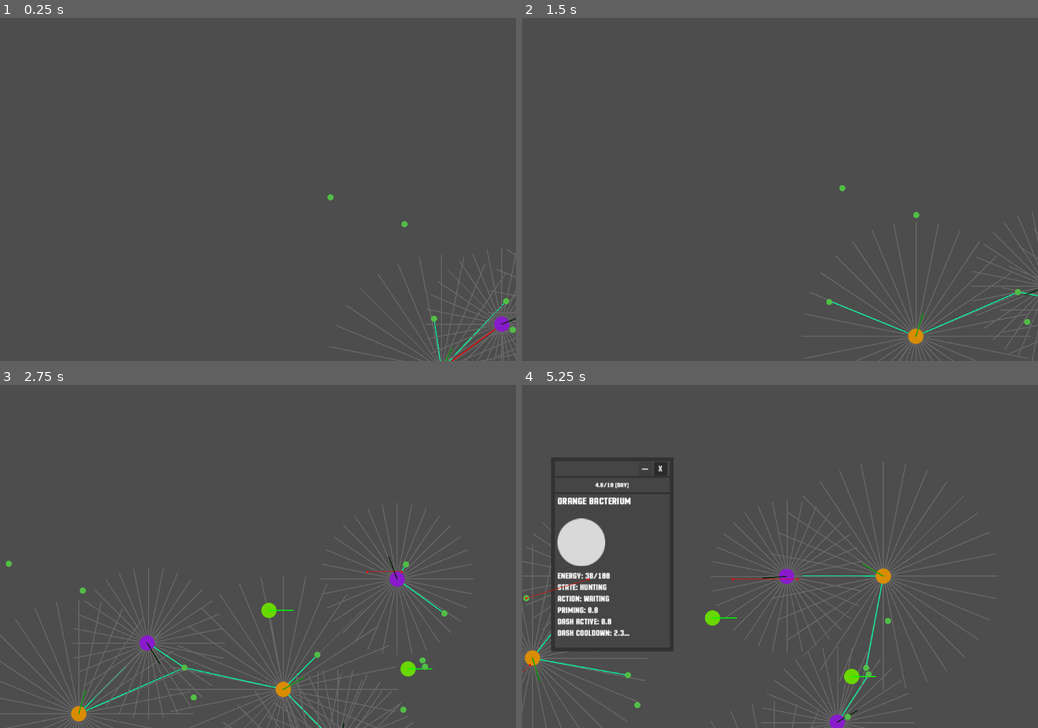
Above: before the commit, frames 1-4 (two rows, left to right).
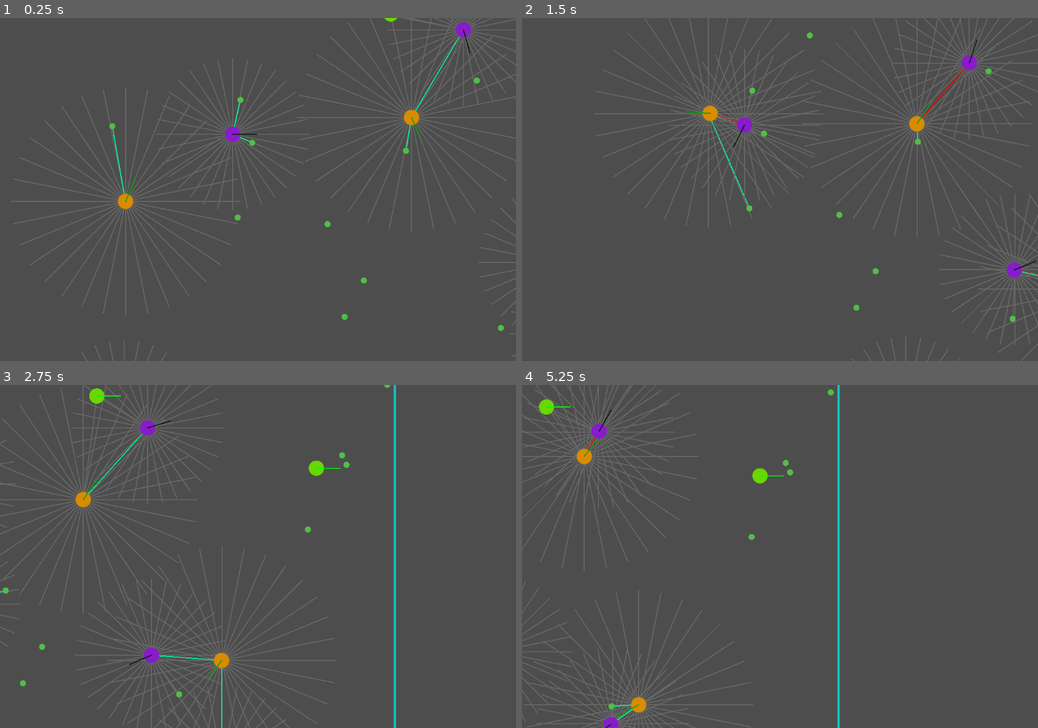
Above: after the commit, the same moments.

Repository: blekki/Bacteriostat
Game: Godot game, scene res://src/bacteriostat/bacteriostat.tscn
The game is run twice, just before and just after one commit, with the same random seed, the same clock (stepped at 60 frames per second) and the same inputs.
Inputs (mouse positions are in pixels of both pictures, inside the frame that each line leads up to):
- Up to frame 1 (0.25 s): no input
- Up to frame 2 (1.5 s): drag from (1027, 319) to (852, 196) at 0.52 s; drag from (929, 340) to (847, 196) at 1.27 s
- Up to frame 3 (2.75 s): move the mouse to (325, 563) at 2.02 s; hold D (cam_move_right) from 2.03 s (still down); click (325, 563) at 2.17 s
- Up to frame 4 (5.25 s): release D (cam_move_right) at 2.75 s; drag from (790, 611) to (666, 642) at 2.77 s; drag from (733, 676) to (841, 573) at 3.52 s; click (630, 460) at 4.25 s, where only the run before the commit has a clickable "—"; click (645, 470) at 5 s, where only the run before the commit has a clickable "—"

The runs differ from the first frame. In frame 1, 5.0% of the frame differs, in the area x 2-100%, y 0-100%; in frame 2, 5.9%; in frame 3, 8.2%; in frame 4, 11%, in the area x 0-93%, y 0-100%.

Commit message:
Rework map setup:
- Change map size.
- Rework collision walls and navigation polygon initialization.
- Change setup method of the [Entity] object. Make it special to
navigation field.
- Add border line.

Diff:
--- a/src/bacterium/bacterium.tscn
+++ b/src/bacterium/bacterium.tscn
@@ -8,8 +8,9 @@
 scale = Vector2(0.5, 0.5)
 script = ExtResource("2_wpy8d")
 acceleration = 10.0
+dash_acceleration = 15.0
 max_speed = 600.0
-FOV = 1.0471975511965976
+field_of_dash = 0.2617993877991494
 energy_level_death = null
 energy_level_luring = 35
 energy_level_shedding = 85
@@ -20,7 +21,6 @@
 
 [node name="NavigationAgent" type="NavigationAgent2D" parent="." index="3" unique_id=2079435920]
 target_desired_distance = 20.0
-debug_enabled = true
 
 [node name="ViewDirection" type="Line2D" parent="." index="4" unique_id=1076540450]
 points = PackedVector2Array(0, 0, 100, 0)
--- a/src/entity/entity.gd
+++ b/src/entity/entity.gd
@@ -12,13 +12,15 @@
 
 # technical var's
 var debug_layer: int = -1	# [-1] is as "nothing" code
-var _navigation_field: Vector2 = Vector2.ZERO # area from (xy = 0) to (xy = nav_field.xy) pixels
+var _navigation_field_x1y1: Vector2 = Vector2.ZERO
+var _navigation_field_x2y2: Vector2 = Vector2.ZERO
 var _random: RandomNumberGenerator = RandomNumberGenerator.new()
 
 # <> Methods section <>
-## Need to call always.
-func setup(navigation_field: Vector2):
-	_navigation_field = navigation_field
+## Need to correct work of the object number generator
+func setup_nav_field(from: Vector2, to: Vector2):
+	_navigation_field_x1y1 = from
+	_navigation_field_x2y2 = to
 
 func _ready():
 	_random.randomize()
@@ -32,8 +34,8 @@
 
 func _generate_smart_point() -> Vector2:
 	var point = Vector2(
-		_random.randf_range(0, _navigation_field.x),
-		_random.randf_range(0, _navigation_field.y)
+		_random.randf_range(_navigation_field_x1y1.x, _navigation_field_x2y2.x),	# x
+		_random.randf_range(_navigation_field_x1y1.y, _navigation_field_x2y2.y)		# y
 	)
 	return point
 
--- a/src/world/world.gd
+++ b/src/world/world.gd
@@ -1,8 +1,8 @@
 class_name World
 extends Node2D
 
-const MAP_WIDTH = 1080		# in pixels
-const MAP_HEIGHT = 720
+const MAP_WIDTH = 1920
+const MAP_HEIGHT = 1080
 const green_bacteria_instance  = preload("res://src/bacterium/green_bacterium.tscn")
 const orange_bacteria_instance = preload("res://src/bacterium/orange_bacterium.tscn")
 const purple_bacteria_instance = preload("res://src/bacterium/purple_bacterium.tscn")
@@ -20,8 +20,8 @@
 	Singlton.fission.connect(_on_fission)
 	Singlton.remove_object.connect(_on_remove_object)
 
-	await NavigationServer2D.map_changed
-	_init_collision_walls()
+	_setup_navigation_field()
+	_setup_collision_walls()
 	_start_day()
 	create_bacteria(10)
 	create_energy_cells(20)
@@ -37,7 +37,57 @@
 		Singlton.season_continues = $Night.time_left
 		Singlton.season_duration = $Night.wait_time
 
-# <> other methods <>
+func _setup_navigation_field():
+	var half_width: float = MAP_WIDTH / 2.0
+	var half_height: float = MAP_HEIGHT / 2.0
+	var points = PackedVector2Array([
+		Vector2(-half_width, -half_height),
+		Vector2( half_width, -half_height),
+		Vector2( half_width,  half_height),
+		Vector2(-half_width,  half_height)
+	])
+
+	var new_polygon: NavigationPolygon = NavigationPolygon.new()
+	new_polygon.add_outline(points)
+	new_polygon.make_polygons_from_outlines()
+
+	var nav_region: NavigationRegion2D = $NavigationRegion2D
+	nav_region.navigation_polygon = new_polygon
+	nav_region.bake_navigation_polygon()
+	await NavigationServer2D.map_changed
+
+func _setup_collision_walls():
+	# cillision walls
+	var half_width: float = MAP_WIDTH / 2.0
+	var half_height: float = MAP_HEIGHT / 2.0
+
+	var up_side = $Collision/UpSide
+	up_side.position.y = -half_height
+	up_side.scale.x *= half_width
+
+	var bottom_side = $Collision/BottomSide
+	bottom_side.position.y = half_height
+	bottom_side.scale.x *= half_width
+
+	var left_side = $Collision/LeftSide
+	left_side.position.x = -half_width
+	left_side.scale.y *= half_height
+
+	var right_side = $Collision/RightSide
+	right_side.position.x = half_width
+	right_side.scale.y *= half_height
+
+	# border line
+	var new_points = PackedVector2Array([
+		Vector2(-half_width, -half_height),
+		Vector2( half_width, -half_height),
+		Vector2( half_width,  half_height),
+		Vector2(-half_width,  half_height),
+		Vector2(-half_width, -half_height)
+	])
+	var line = $BorderLine
+	line.points = new_points
+
 func _input(event: InputEvent):
 	if event is InputEventMouseButton and event.button_index == MOUSE_BUTTON_LEFT:
 		if event.pressed == false:
@@ -48,50 +98,36 @@
 				_selected_object.velocity = (get_local_mouse_position() - _selected_object.position) * IMPULSE_MULTIPLIER
 			_selected_object = null
 
-func _init_collision_walls():	# fast way make dynamic walls
-	const UPSCALE = 1000
-	const NO_SCALE = 1
+func move_selected_object():
+	if _selected_object != null:
+		const LERP_WEIGH: float = 0.2
+		var new_position: Vector2 = lerp(_selected_object.position, get_local_mouse_position(), LERP_WEIGH)
+		_selected_object.position = new_position
 
-	# move collision shapes and make them so long to looks like a walls
-	var up_border = $Collision/UpSide
-	up_border.position = Vector2(MAP_WIDTH / 2, 0)
-	up_border.scale = Vector2(UPSCALE, NO_SCALE)
-
-	var bottom_border = $Collision/BottomSide
-	bottom_border.position = Vector2(MAP_WIDTH / 2, MAP_HEIGHT)
-	bottom_border.scale = Vector2(UPSCALE, NO_SCALE)
-
-	var left_border = $Collision/LeftSide
-	left_border.position = Vector2(0, MAP_HEIGHT / 2)
-	left_border.scale = Vector2(NO_SCALE, UPSCALE)
-
-	var right_border = $Collision/RightSide
-	right_border.position = Vector2(MAP_WIDTH, MAP_HEIGHT / 2)
-	right_border.scale = Vector2(NO_SCALE, UPSCALE)
-
-## save and add to scene object
+# <> create object section <>
 func add_to_scene_bacterium(bacterium: Bacterium):
-	var map_area = Vector2(MAP_WIDTH, MAP_HEIGHT)
-	bacterium.setup(map_area)
+	bacterium.setup_nav_field(
+		Vector2(MAP_WIDTH / -2.0, MAP_HEIGHT / -2.0),
+		Vector2(MAP_WIDTH /  2.0, MAP_HEIGHT /  2.0)
+	)
 	bacteria.push_back(bacterium)
 	add_child(bacterium)
 
 func add_to_scene_cell(cell: EnergyCell):
-	var map_area = Vector2(MAP_WIDTH, MAP_HEIGHT)
-	cell.setup(map_area)
+	cell.setup_nav_field(
+		Vector2(MAP_WIDTH / -2.0, MAP_HEIGHT / -2.0),
+		Vector2(MAP_WIDTH /  2.0, MAP_HEIGHT /  2.0)
+	)
 	energy_cells.push_back(cell)
 	add_child(cell)
 
 func create_bacteria(count: int):
 	for i in range(0, count):
-		# set randomly bacterium type
-		var num = randi_range(0, 2)
 		var bacterium: Bacterium
-		match num:
+		match randi_range(0, 2):	# set randomly bacterium type
 			0: bacterium = green_bacteria_instance.instantiate()
 			1: bacterium = orange_bacteria_instance.instantiate()
 			2: bacterium = purple_bacteria_instance.instantiate()
-
 		add_to_scene_bacterium(bacterium)
 
 func create_energy_cells(count: int):
@@ -99,19 +135,12 @@
 		var cell: EnergyCell = energy_cell_instance.instantiate()
 		add_to_scene_cell(cell)
 
-func move_selected_object():
-	if _selected_object != null:
-		const LERP_WEIGH: float = 0.2
-		var new_position: Vector2 = lerp(_selected_object.position, get_local_mouse_position(), LERP_WEIGH)
-		_selected_object.position = new_position
-
 # <> signals section <>
 func _on_click_on_object(object: CharacterBody2D):
 	object.velocity = Vector2.ZERO
 	_selected_object = object
 
 func _on_energy_shed(_position: Vector2, _impulse: Vector2, _energy: int):	# create energy_cell
-	var map_area = Vector2(MAP_WIDTH, MAP_HEIGHT)
 	var cell: EnergyCell = energy_cell_instance.instantiate()
 	add_to_scene_cell(cell)
 
--- a/src/world/world.tscn
+++ b/src/world/world.tscn
@@ -3,18 +3,16 @@
 [ext_resource type="Script" uid="uid://yywy0uwb6gro" path="res://src/world/world.gd" id="1_vfn15"]
 
 [sub_resource type="NavigationPolygon" id="NavigationPolygon_5o7fj"]
-vertices = PackedVector2Array(1047, 687, 33, 687, 33, 33, 1047, 33)
-polygons = Array[PackedInt32Array]([PackedInt32Array(0, 1, 2, 3)])
-outlines = Array[PackedVector2Array]([PackedVector2Array(0, 0, 1080, 0, 1080, 720, 0, 720)])
 agent_radius = 33.0
 
 [sub_resource type="RectangleShape2D" id="RectangleShape2D_vfn15"]
+size = Vector2(16, 16)
 
 [sub_resource type="RectangleShape2D" id="RectangleShape2D_1a5qu"]
+size = Vector2(16, 16)
 
 [node name="World" type="Node2D" unique_id=1084301518]
 script = ExtResource("1_vfn15")
-metadata/_edit_group_ = true
 
 [node name="NavigationRegion2D" type="NavigationRegion2D" parent="." unique_id=706864556]
 navigation_polygon = SubResource("NavigationPolygon_5o7fj")
@@ -36,6 +34,13 @@
 [node name="RightSide" type="CollisionShape2D" parent="Collision" unique_id=1742481543]
 shape = SubResource("RectangleShape2D_1a5qu")
 
+[node name="BorderLine" type="Line2D" parent="." unique_id=1276355183]
+points = PackedVector2Array(-128, -128, 128, -128, 128, 128, -128, 128, -128, -128)
+width = 5.0
+default_color = Color(2.9841065e-06, 0.77949333, 0.75097775, 1)
+begin_cap_mode = 1
+end_cap_mode = 1
+
 [node name="Day" type="Timer" parent="." unique_id=816259507]
 wait_time = 10.0
 one_shot = true
